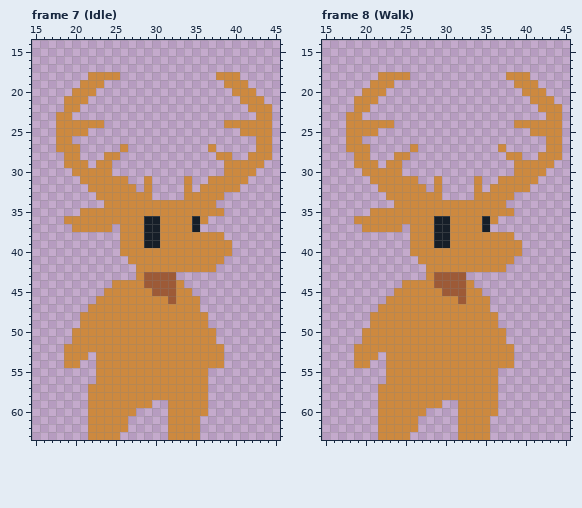
Edited in one commit: pixel-art file (Ludum Dare 57/Assets/Character/Character.aseprite). Above is the file before it was changed.
64x64 pixels, 9 frames. Colours within 5 levels of each other are drawn and written as one. Shown: frame 7 (Idle): x 15..45, y 14..63; frame 8 (Walk): x 15..45, y 14..63. The commit also changed other frames, which this record leaves out.
After:
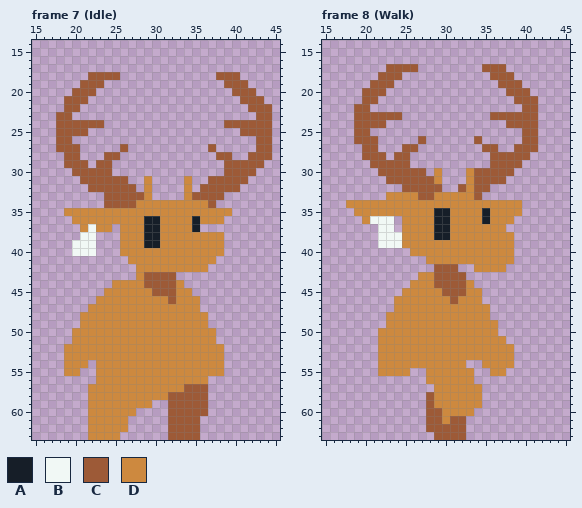
Palette (. is transparent): A #161e28  B #f1f8f5  C #9d5a37  D #cd893f
From the commit log: Adds Character walk and opaque fog with bounce
Edits made:
layer "Layer 11" added
layer "Layer 10" added
layer "Head/Layer 13" added
layer "Head/a2" added
layer "Head/Layer 9" added
layer "Head/a1" added
layer "Head/Layer 12" added
layer "Head/Layer 17" added
layer "Head/Layer 7" added
layer "Head/Layer 15" added
layer "Head/Layer 16" added
Frame 7 (Idle), layer "Layer 2":
y 18: x 22..25 DDDD -> CCCC; x 38..40 DDD -> CCC
y 19: x 21..23 DDD -> CCC; x 39..41 DDD -> CCC
y 20: x 20..22 DDD -> CCC; x 40..42 DDD -> CCC
y 21: x 19..21 DDD -> CCC; x 41..43 DDD -> CCC
y 22: x 19..20 DD -> CC; x 42..44 DDD -> CCC
y 23: x 18..19 DD -> CC; x 43..44 DD -> CC
y 24: x 18..23 DDDDDD -> CCCCCC; x 39..44 DDDDDD -> CCCCCC
y 25: x 18..21 DDDD -> CCCC; x 41..44 DDDD -> CCCC
y 26: x 18..19 DD -> CC; x 43..44 DD -> CC
y 27: x 18..20 DDD -> CCC; x 26 D -> C; x 37 D -> C; x 43..44 DD -> CC
y 28: x 19..20 DD -> CC; x 24..25 DD -> CC; x 38..39 DD -> CC; x 42..44 DDD -> CCC
y 29: x 19..21 DDD -> CCC; x 23..24 DD -> CC; x 39..43 DDDDD -> CCCCC
y 30: x 20..24 DDDDD -> CCCCC; x 39..42 DDDD -> CCCC
y 31: x 21..26 DDDDDD -> CCCCCC; x 37..41 DDDDD -> CCCCC
y 32: x 22..27 DDDDDD -> CCCCCC; x 36..40 DDDDD -> CCCCC
y 33: x 23..28 DDDDDD -> .CCCCC; x 35..38 DDDD -> CCCC
y 34: x 24..27 DDDD -> CCCC; x 37 D -> C
y 35: x 19..20 .. -> DD; x 39 . -> D
y 36: x 19 D -> .; x 37..38 .. -> DD
y 37: x 20 D -> .; x 22 D -> B
y 38: x 21..22 .. -> BB
y 39..40: x 20..22 ... -> BBB; x 39 D -> .
y 41: x 38 D -> .
y 42: x 37 D -> .
y 53: x 22 . -> D
y 54: x 21 . -> D
y 55: x 19..20 .. -> DD; x 37..38 .. -> DD
y 57: x 34..36 DDD -> CCC
y 58..60: x 32..36 DDDDD -> CCCCC
y 61..63: x 32..35 DDDD -> CCCC
Frame 8 (Walk):
y 17: x 23..26 .... -> CCCC; x 35..37 ... -> CCC
y 18: x 22..25 DDDD -> CCC.; x 36..40 ..DDD -> CCC..
y 19: x 21..23 DDD -> CCC; x 37..41 ..DDD -> CCC..
y 20: x 20..22 DDD -> CCC; x 38..42 ..DDD -> CCC..
y 21: x 19..21 DDD -> .CC; x 39..43 ..DDD -> CCC..
y 22: x 19..20 DD -> CC; x 40..44 ..DDD -> CC...
y 23: x 18..24 DD..... -> .CCCCCC; x 36..41 ...... -> CCCCCC; x 43..44 DD -> ..
y 24: x 18..23 DDDDDD -> .CCCC.; x 38..44 .DDDDDD -> CCCC...
y 25: x 18..21 DDDD -> .CC.; x 40..44 .DDDD -> CC...
y 26: x 18..21 DD.. -> .CCC; x 27 . -> C; x 34 . -> C; x 40..41 .. -> CC; x 43..44 DD -> ..
y 27: x 18..21 DDD. -> ..CC; x 25..26 .D -> CC; x 35..37 ..D -> CC.; x 39..41 ... -> CCC; x 43..44 DD -> ..
y 28: x 19..22 DD.. -> .CCC; x 24..25 DD -> CC; x 36..40 ..DD. -> CCCCC; x 42..44 DDD -> ...
y 29: x 19..25 DDD.DD. -> ..CCCCC; x 36..43 ...DDDDD -> CCCC....
y 30: x 20..27 DDDDD... -> ..CCCCCC; x 29 . -> D; x 33..42 ......DDDD -> DCCCCC....
y 31: x 21..28 DDDDDD.. -> ..CCCCCC; x 33..41 .D..DDDDD -> DCCCC....
y 32: x 22..29 DDDDDD.D -> ...CCCCC; x 32..40 ..D.DDDDD -> CDCC.....
y 33: x 27..28 DD -> CC; x 30..38 ....DDDDD -> DDDDC....
y 34: x 18..23 ...... -> DDDDDD; x 38..39 .. -> DD
y 35: x 19..20 .. -> DD; x 29..30 DD -> AA; x 35 D -> A; x 39 . -> D
y 36: x 19 D -> .; x 21..24 DDDD -> BBB.; x 37..38 .. -> DD
y 37: x 20..25 DDDDD. -> ..BB.D; x 35..37 A.. -> DDD
y 38: x 22..25 .... -> BBBD
y 39: x 22..25 .... -> BBBD; x 29..30 AA -> DD; x 39 D -> .
y 40: x 39 D -> .
y 41: x 27 D -> .
y 42: x 28..33 DDDDDD -> .CCC..
y 43: x 27 . -> D
y 44: x 25 D -> .
y 45: x 24 D -> .
y 46: x 23 D -> .; x 31..32 DC -> CD; x 35 D -> .
y 47: x 22..23 DD -> ..
y 48: x 21..22 DD -> ..; x 36 D -> .
y 49: x 21..22 DD -> ..
y 50: x 20..21 DD -> ..; x 37 D -> .
y 51: x 20..21 DD -> ..
y 52: x 19..21 DDD -> ...
y 53: x 19..22 DDD. -> ...D
y 54: x 19..20 DD -> ..; x 22 . -> D; x 33..34 DD -> ..
y 55: x 22 . -> D; x 26..27 DD -> ..; x 34..35 DD -> ..; x 37 . -> D
y 56: x 23..27 DDDDD -> .....; x 34..36 DDD -> ...
y 57: x 22..28 DDDDDDD -> .......; x 35..36 DD -> ..
y 58: x 22..28 DDDDDDD -> ......C; x 35..36 DD -> ..
y 59: x 22..28 DDDDDDD -> ......C; x 30..31 .. -> DD; x 35..36 DD -> ..
y 60: x 22..31 DDDDDD.... -> ......CCDD; x 34..36 DDD -> ...
y 61: x 22..26 DDDDD -> .....; x 28..35 ....DDDD -> CCDCC...
y 62: x 22..26 DDDDD -> .....; x 28..35 ....DDDD -> CCCCC...
y 63: x 22..25 DDDD -> ....; x 29..35 ...DDDD -> CCCC...
Where, in picture pixels (left, top, right, bottom), the same in both pictures:
changed: (56, 72, 144, 256)
changed: (192, 72, 272, 272)
added: (64, 352, 96, 376)
changed: (168, 368, 224, 440)
changed: (346, 64, 562, 440)
